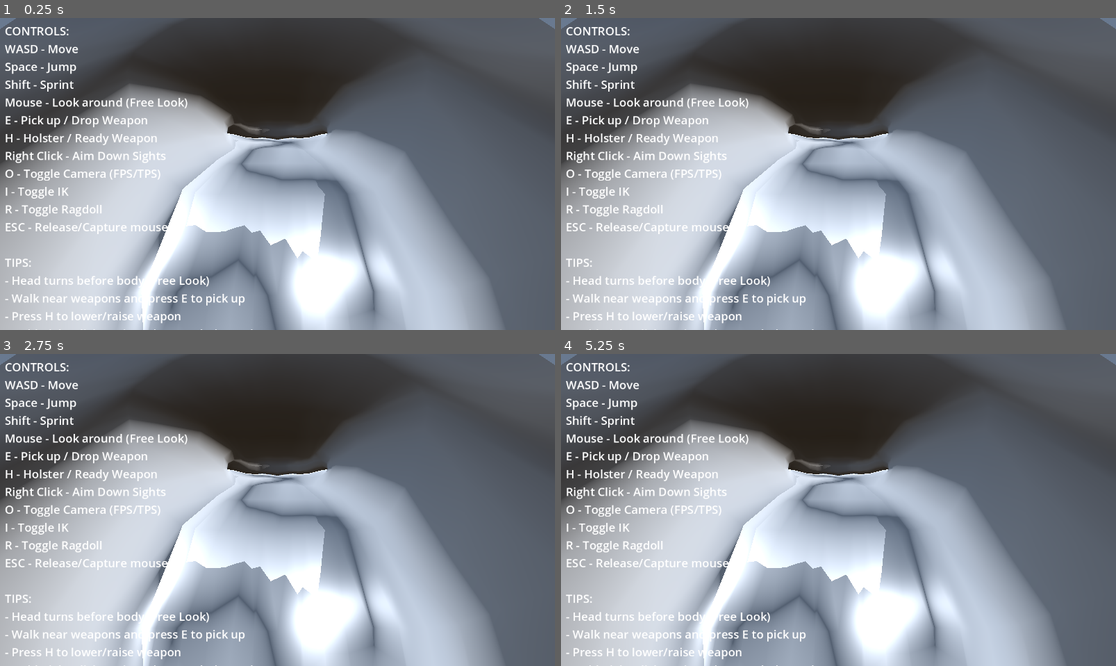
Above: before the commit, frames 1-4 (two rows, left to right).
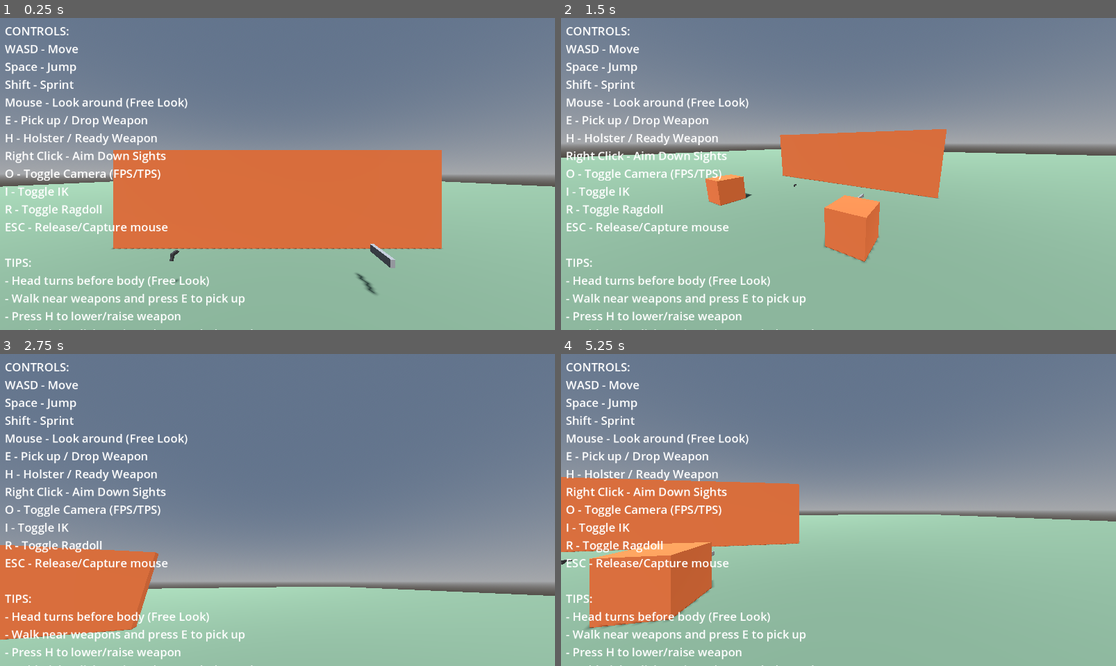
Above: after the commit, the same moments.

Repository: lmf-git/fpsikanimragdoll
Game: Godot game, scene res://world.tscn
Two runs of this game, one before a commit and one after it. Both use one fixed random seed, a clock stepped at 60 frames per second and the inputs below.
Inputs (mouse positions are in pixels of both pictures, inside the frame that each line leads up to):
- Up to frame 1 (0.25 s): no input
- Up to frame 2 (1.5 s): tap Enter at 0.5 s; move the mouse to (960, 158) at 0.52 s; hold D (move_right) 0.53-1.25 s; hold Shift (sprint) 0.53-1.25 s; click (960, 158) at 0.67 s; tap Space (jump) at 0.77 s; drag from (727, 189) to (810, 236) at 1.27 s
- Up to frame 3 (2.75 s): move the mouse to (333, 441) at 2.02 s; hold D (move_right) from 2.03 s (still down); hold I (toggle_ik) from 2.03 s (still down)
- Up to frame 4 (5.25 s): release D (move_right) at 2.75 s; release I (toggle_ik) at 2.75 s; drag from (810, 572) to (672, 463) at 2.77 s; move the mouse to (1005, 556) at 3.52 s; hold A (move_left) 3.53-4.25 s; tap E at 3.6 s; tap Space (jump) at 3.77 s; drag from (672, 463) to (755, 432) at 4.27 s; move the mouse to (866, 510) at 5.02 s; hold S (move_back) from 5.03 s (still down); hold Shift (sprint) from 5.03 s (still down); click (866, 510) at 5.17 s

The runs differ from the first frame. In frame 1, 93% of the frame differs, in the area x 0-100%, y 0-100%; in frame 2, 93%; in frame 3, 92%; in frame 4, 93%.
Error before the commit: Parse Error: Too few arguments for "_update_crosshair()" call. Expected at least 1 but received 0. (res://character_controller.gd:1102)

Commit message:
Fix _update_crosshair() missing delta parameter
Removed duplicate _update_crosshair() call in _physics_process that was
missing the required delta parameter. Crosshair is already updated in
_process() with proper delta parameter on line 2262.

Diff:
--- a/character_controller.gd
+++ b/character_controller.gd
@@ -1098,9 +1098,6 @@
 	# Update recoil recovery
 	_update_recoil(delta)
 
-	# Update crosshair position
-	_update_crosshair()
-
 	# Detect nearby weapons for pickup
 	_detect_nearby_weapon()
 
